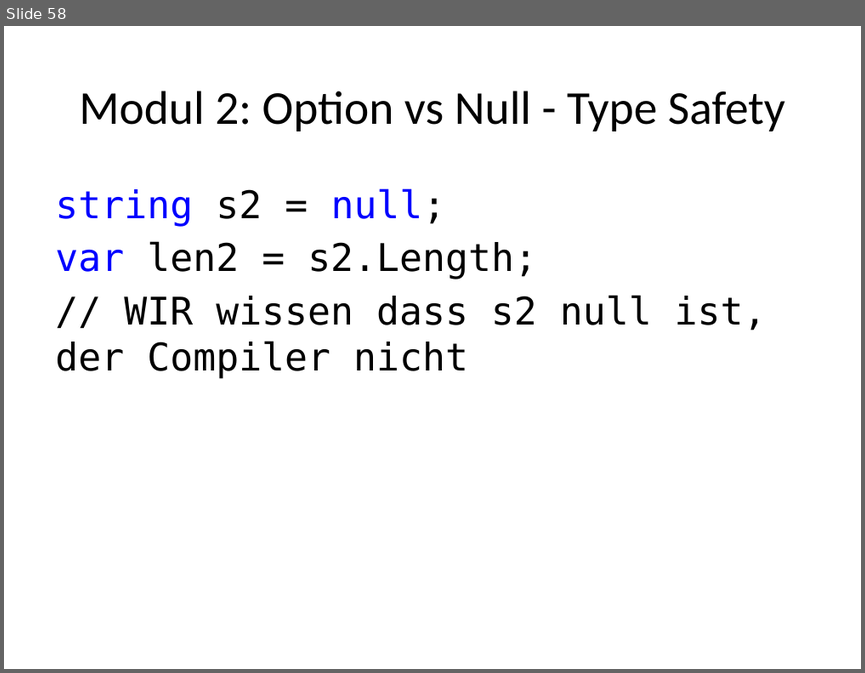
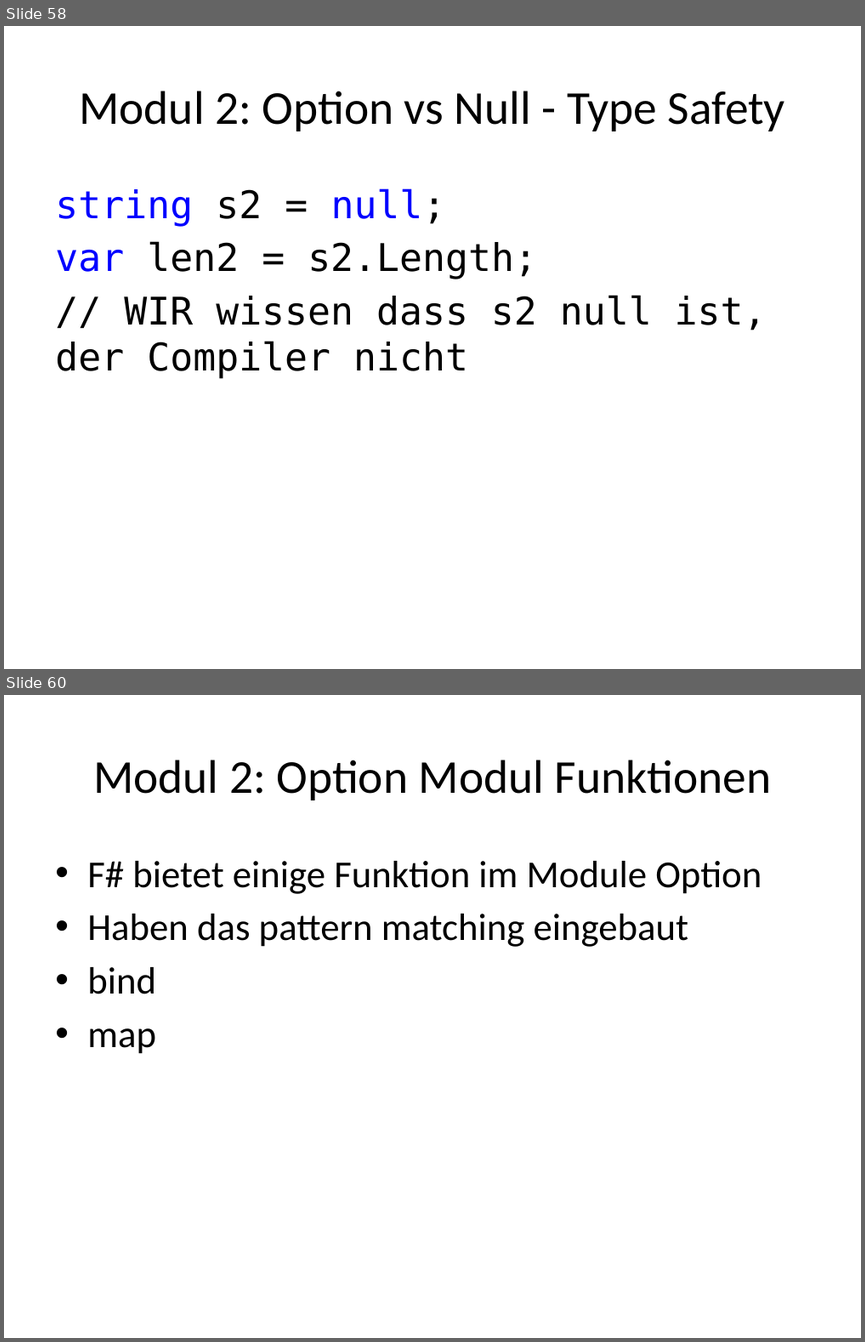
Before and after one commit to nasserbrake/Spartakiade2017, a slide deck: FSharp.pptx. Shown one above the other, each under a label of ours: slide 58 before the commit, slides 58 and 60 after it; the slides between them are not shown. The pictures are 865x673 and 865x1342 pixels, drawn with LibreOffice and Linux fonts; fonts in the diff are those of the drawing. Boxes give left, top, right and bottom in pixels: in the first picture for what was removed or moved away, otherwise in the second. Text is boxed around its words. In the diff, an @@ line names an element or a change of style, - is before the commit and + after.

Commit message:
Some more Option.

```diff
--- a/FSharp.pptx
+++ b/FSharp.pptx
@@ slide 60 added at [4, 695, 861, 1338], background #FFFFFF @@
@@ title added at [93, 760, 771, 800], 39.6 pt, text #000000 @@
+Modul 2: Option Modul Funktionen
@@ text added at [87, 861, 761, 1054], 32 pt, text #000000 @@
+• F# bietet einige Funktion im Module Option
+• Haben das pattern matching eingebaut
+• bind
+• map
```
Also in this commit, not shown: 2 slides changed, 3 other files.
